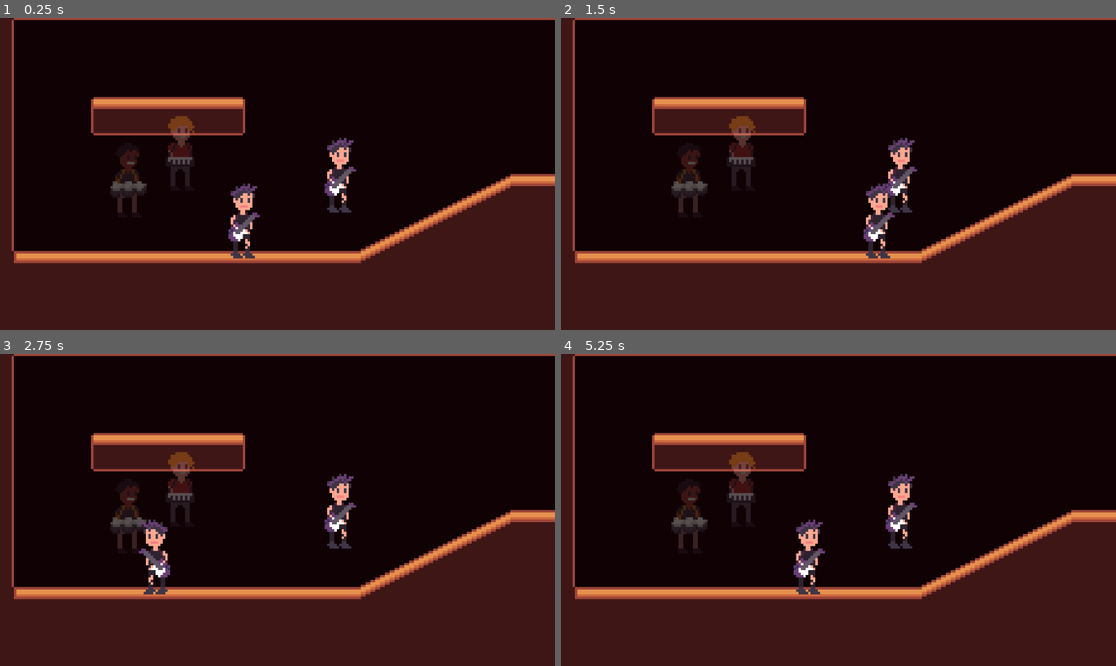
Above: before the commit, frames 1-4 (two rows, left to right).
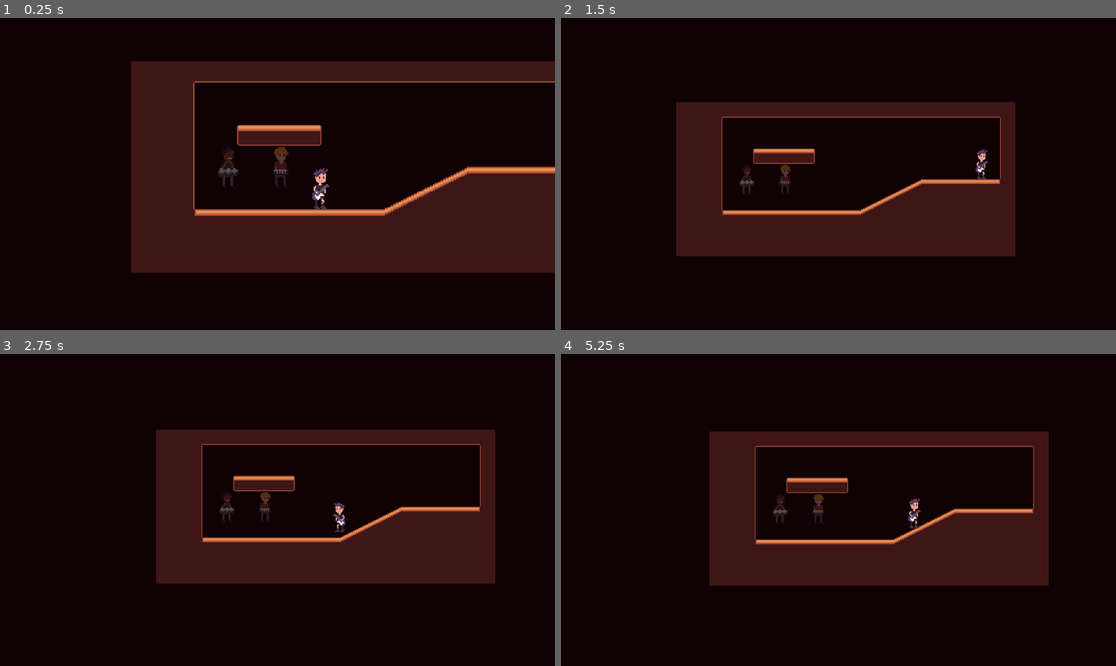
Above: after the commit, the same moments.

Repository: GioWashel/play-it-back
Game: Godot game, scene res://scenes/play_it_back.tscn
Two runs of this game, one before a commit and one after it. Both use one fixed random seed, a clock stepped at 60 frames per second and the inputs below.
Inputs:
- Up to frame 1 (0.25 s): no input
- Up to frame 2 (1.5 s): tap Enter at 0.5 s; hold Right (ui_right) from 0.53 s (still down)
- Up to frame 3 (2.75 s): tap Space at 2 s; release Right (ui_right) at 2.03 s; hold Left (ui_left) from 2.03 s (still down)
- Up to frame 4 (5.25 s): release Left (ui_left) at 2.78 s; hold Right (ui_right) 2.78-4.28 s; tap Enter at 4.25 s; hold Left (ui_left) 4.28-5.03 s; hold Right (ui_right) from 5.03 s (still down)

The runs differ from the first frame. In frame 1, 47% of the frame differs, in the area x 0-100%, y 0-100%; in frame 2, 50%; in frame 3, 50%; in frame 4, 50%.

Commit message:
Fixed merge issues

Diff:
--- a/scenes/play_it_back.tscn
+++ b/scenes/play_it_back.tscn
@@ -51,16 +51,6 @@
 zoom = Vector2(4, 4)
 script = ExtResource("1_2pvbs")
 
-[node name="GuitarHero" type="CharacterBody2D" parent="." groups=["Players"]]
-position = Vector2(40, 0)
-script = ExtResource("1_2u5xn")
-
-[node name="CollisionShape2D" type="CollisionShape2D" parent="GuitarHero"]
-shape = SubResource("CapsuleShape2D_2u5xn")
-
-[node name="Sprite2D" type="Sprite2D" parent="GuitarHero"]
-texture = ExtResource("1_7c1yi")
-
 [node name="TilemapBase" type="TileMapLayer" parent="."]
 use_parent_material = true
 tile_map_data = PackedByteArray("AAD+/wIAAQABAAAAAAD//wIAAQABAAAAAAAAAAIAAQABAAAAAAABAAIAAQABAAAAAAACAAIAAQABAAAAAAADAA …(2032 unchanged characters)…
@@ -69,37 +59,30 @@
 [node name="Node2D" type="Node2D" parent="."]
 script = ExtResource("2_2pvbs")
 
-[node name="DrummerBoy" type="CharacterBody2D" parent="Node2D"]
-position = Vector2(0, 2)
+[node name="DrummerBoy" type="CharacterBody2D" parent="Node2D" groups=["Players"]]
+position = Vector2(-70, 0)
 script = ExtResource("1_2u5xn")
 
 [node name="Sprite2D" type="Sprite2D" parent="Node2D/DrummerBoy"]
-position = Vector2(-48, 0)
 texture = ExtResource("5_5p0py")
 
 [node name="CollisionShape2D" type="CollisionShape2D" parent="Node2D/DrummerBoy"]
-position = Vector2(-48, 1)
-scale = Vector2(0.75, 0.75)
 shape = SubResource("CapsuleShape2D_2u5xn")
 
-[node name="PianoMan" type="CharacterBody2D" parent="Node2D"]
+[node name="PianoMan" type="CharacterBody2D" parent="Node2D" groups=["Players"]]
+position = Vector2(-30, 0)
 script = ExtResource("1_2u5xn")
 
 [node name="Sprite2D" type="Sprite2D" parent="Node2D/PianoMan"]
-position = Vector2(-26, -9)
 texture = ExtResource("3_7xw1p")
 
 [node name="CollisionShape2D" type="CollisionShape2D" parent="Node2D/PianoMan"]
-position = Vector2(-26, -8)
-scale = Vector2(0.75, 0.75)
 shape = SubResource("CapsuleShape2D_2u5xn")
 
-[node name="GuitarHero" type="CharacterBody2D" parent="Node2D"]
+[node name="GuitarHero" type="CharacterBody2D" parent="Node2D" groups=["Players"]]
 script = ExtResource("1_2u5xn")
 
 [node name="CollisionShape2D" type="CollisionShape2D" parent="Node2D/GuitarHero"]
-position = Vector2(-1, 1)
-scale = Vector2(0.75, 0.75)
 shape = SubResource("CapsuleShape2D_2u5xn")
 
 [node name="Sprite2D" type="Sprite2D" parent="Node2D/GuitarHero"]
Not shown: 1 places in scenes/play_it_back.tscn that only renumber resources
